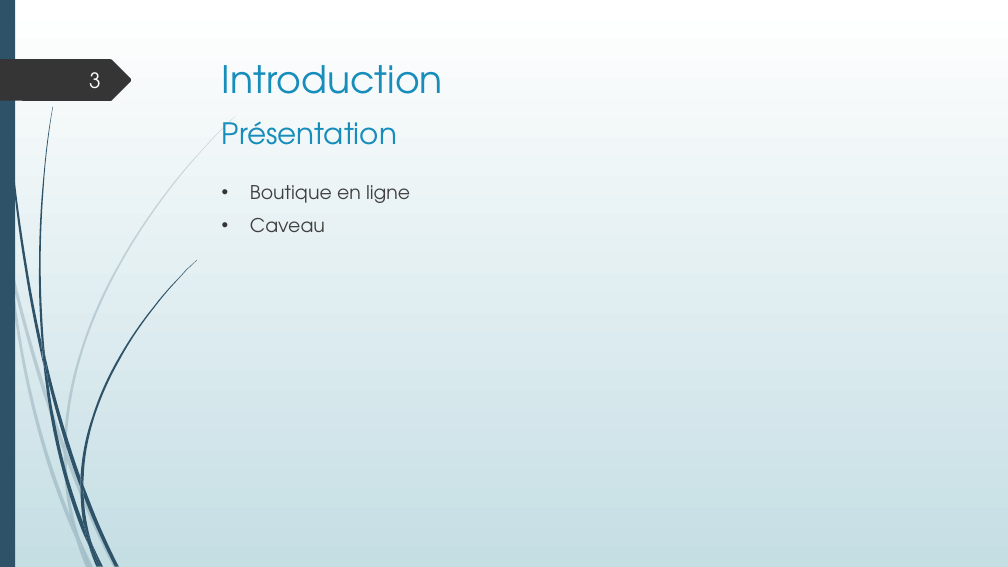
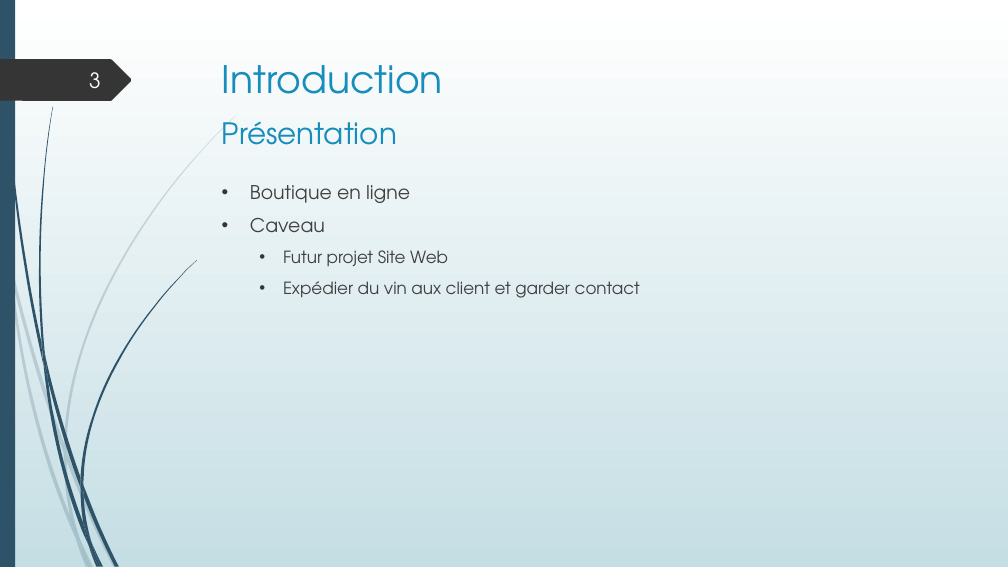
Before and after one commit to LisaF0/projet, a slide deck: slide 3 of aDoc/Projet boutique en ligne.pptx. Drawn at 1008x567 pixels with LibreOffice and Linux fonts; fonts in the diff are those of the drawing. Boxes give left, top, right and bottom in pixels: in the first picture for what was removed or moved away, otherwise in the second. Text is boxed around its words. In the diff, an @@ line names an element or a change of style, - is before the commit and + after.

```diff
--- a/aDoc/Projet boutique en ligne.pptx
+++ b/aDoc/Projet boutique en ligne.pptx
@@ text at (283, 250, 640, 298): paragraphs added @@
+  • Futur projet Site Web
+  • Expédier du vin aux client et garder contact
```
Also in this commit, not shown: 2 other slides changed, 3 other files.
